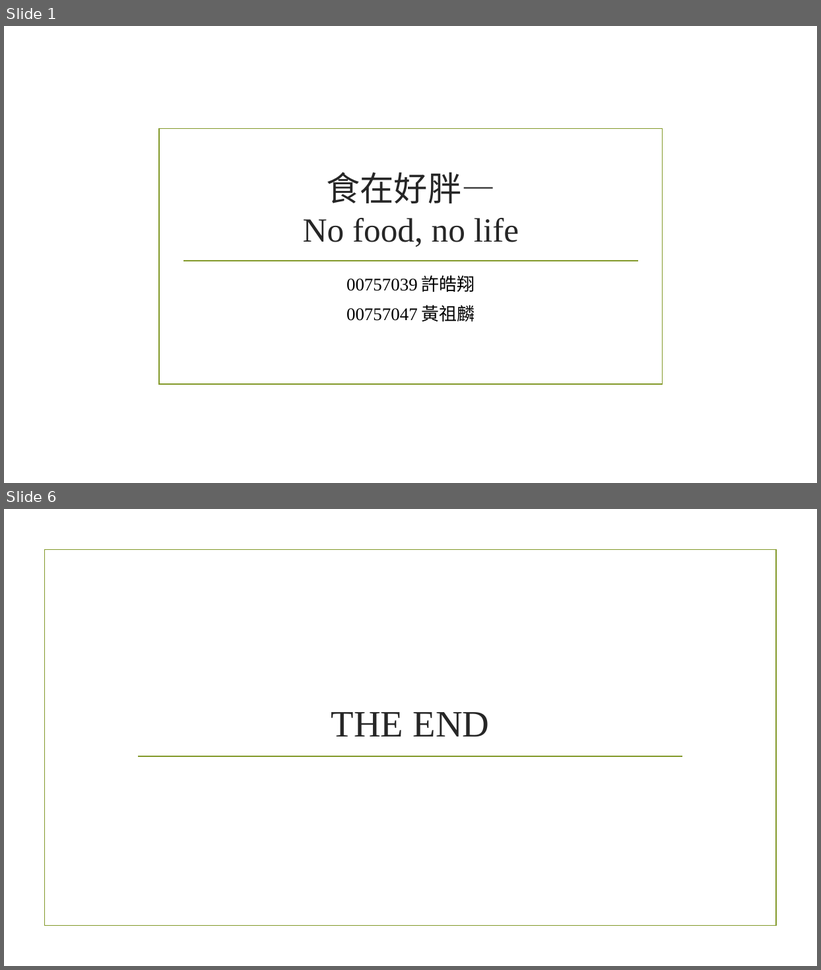
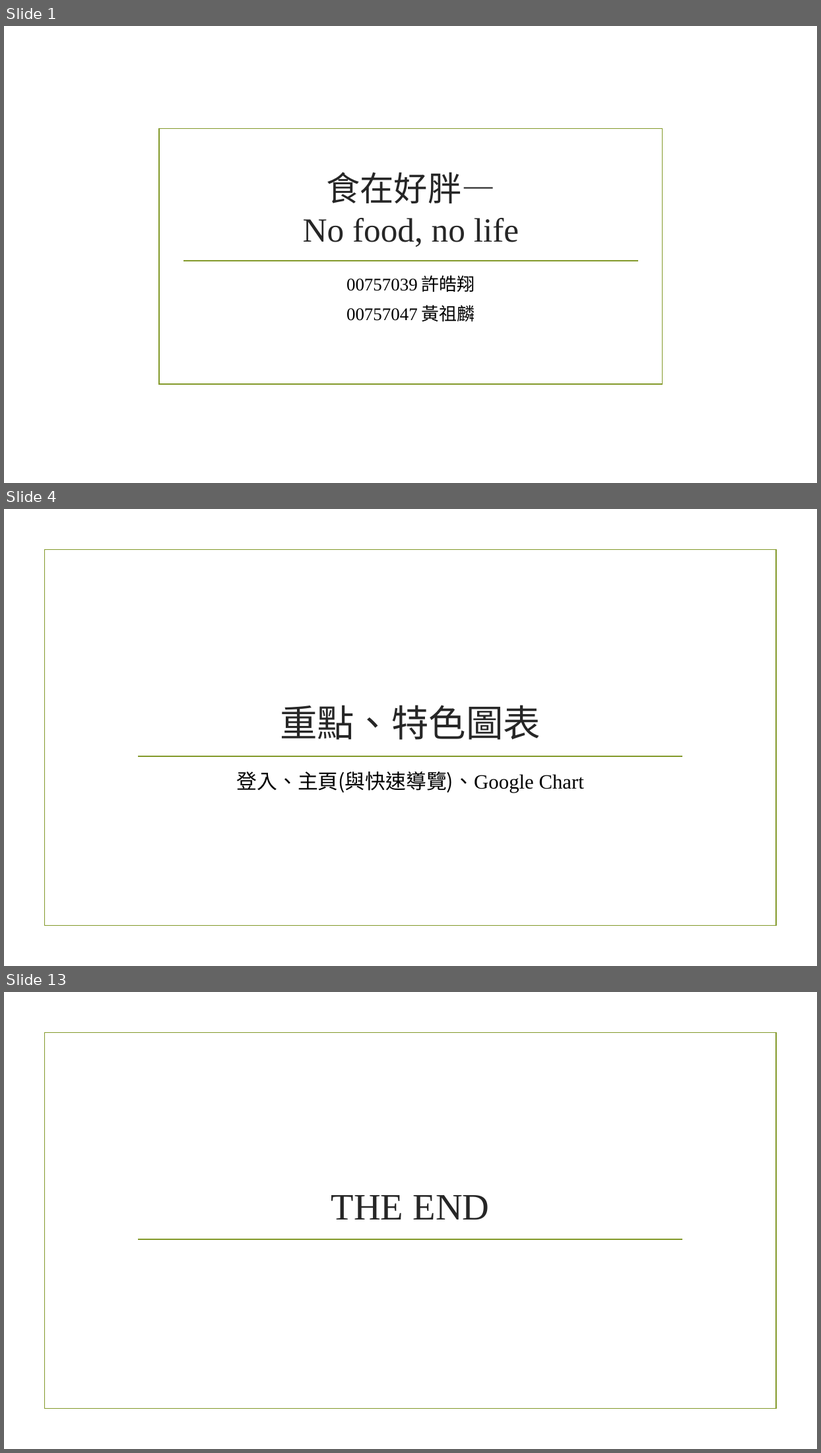
Before and after one commit to 00757039/NoFoodNoLife, a slide deck: 網站說明.pptx. Shown one above the other, each under a label of ours: slides 1 and 6 before the commit, slides 1, 4 and 13 after it; the slides between them are not shown. The pictures are 821x970 and 821x1453 pixels, drawn with LibreOffice and Linux fonts; fonts in the diff are those of the drawing; background and template pictures are left out. Boxes give left, top, right and bottom in pixels: in the first picture for what was removed or moved away, otherwise in the second. Text is boxed around its words. In the diff, an @@ line names an element or a change of style, - is before the commit and + after.

```diff
--- a/網站說明.pptx
+++ b/網站說明.pptx
@@ slide 4 added at box(4, 509, 817, 966), background picture (left out); not listed: 2 template elements that a slide beside it also shows @@
@@ title added at box(280, 705, 541, 740), 44 pt, text #262626 @@
+重點、特色圖表
@@ text added at box(237, 772, 584, 793), 24 pt, text #000000 @@
+登入、主頁(與快速導覽)、Google Chart
@@ what was slide 6 is now slide 13 @@
```
Also in this commit, not shown: 4 slides changed, 6 other slides added, 14 other files.
